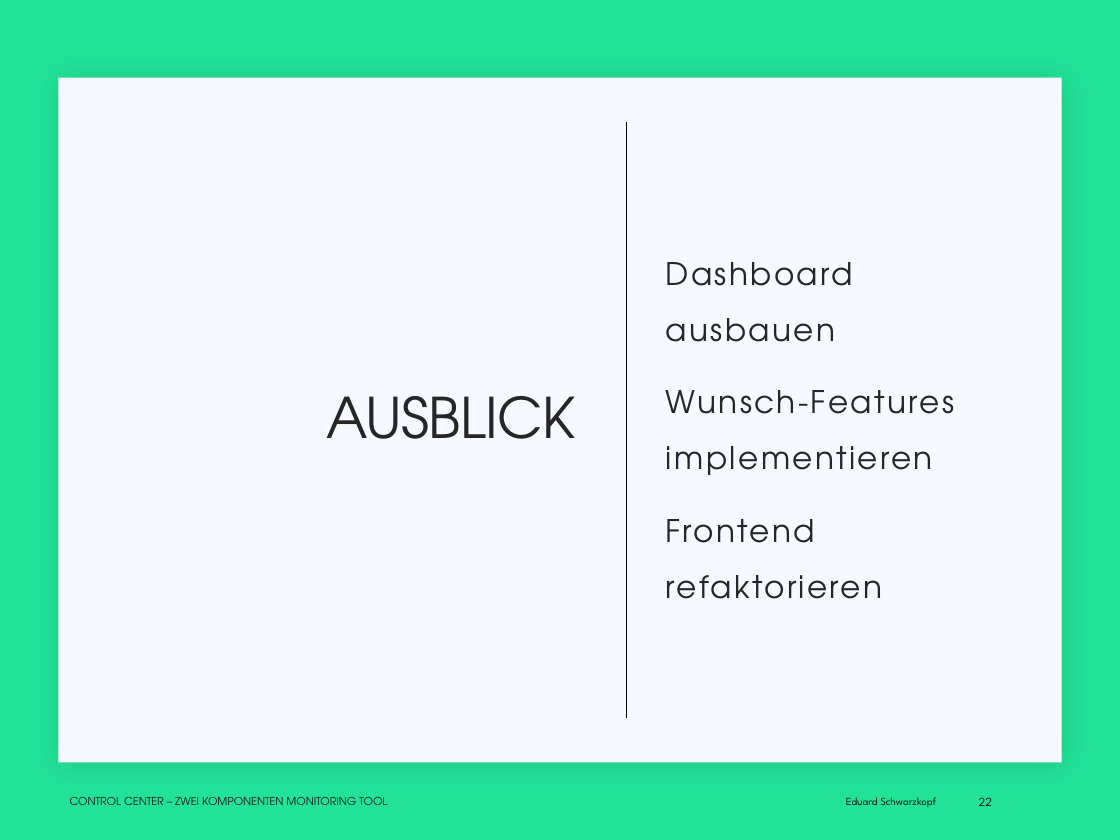
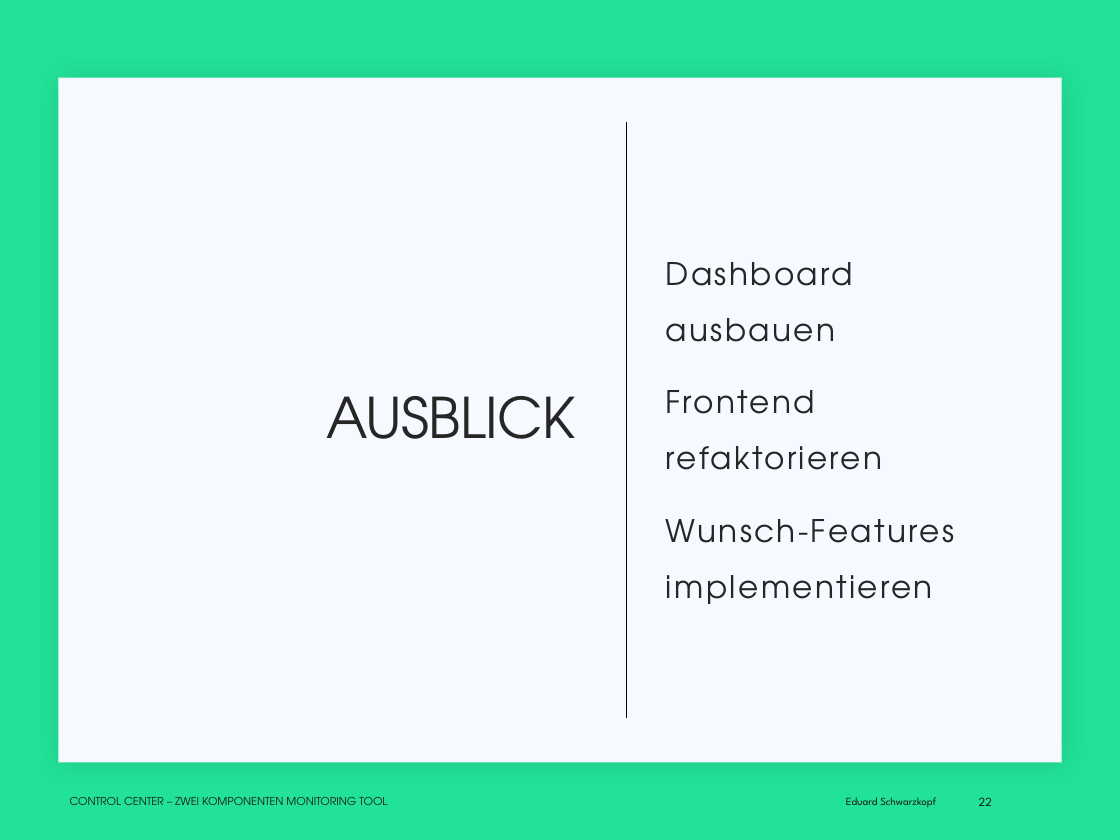
Before and after one commit to EduardSchwarzkopf/Abschlusspr-sentation, a slide deck: slide 22 of Abschluss_präsi.pptx. Drawn at 1120x840 pixels with LibreOffice and Linux fonts; fonts in the diff are those of the drawing; background and template pictures are left out. Boxes give left, top, right and bottom in pixels: in the first picture for what was removed or moved away, otherwise in the second. Text is boxed around its words. In the diff, an @@ line names an element or a change of style, - is before the commit and + after.

```diff
--- a/Abschluss_präsi.pptx
+++ b/Abschluss_präsi.pptx
@@ text at [666, 390, 882, 470]: paragraph added @@
+Frontend refaktorieren
@@ text at [666, 519, 882, 599]: paragraph removed @@
-Frontend refaktorieren
```
Also in this commit, not shown: 1 other slide changed.
